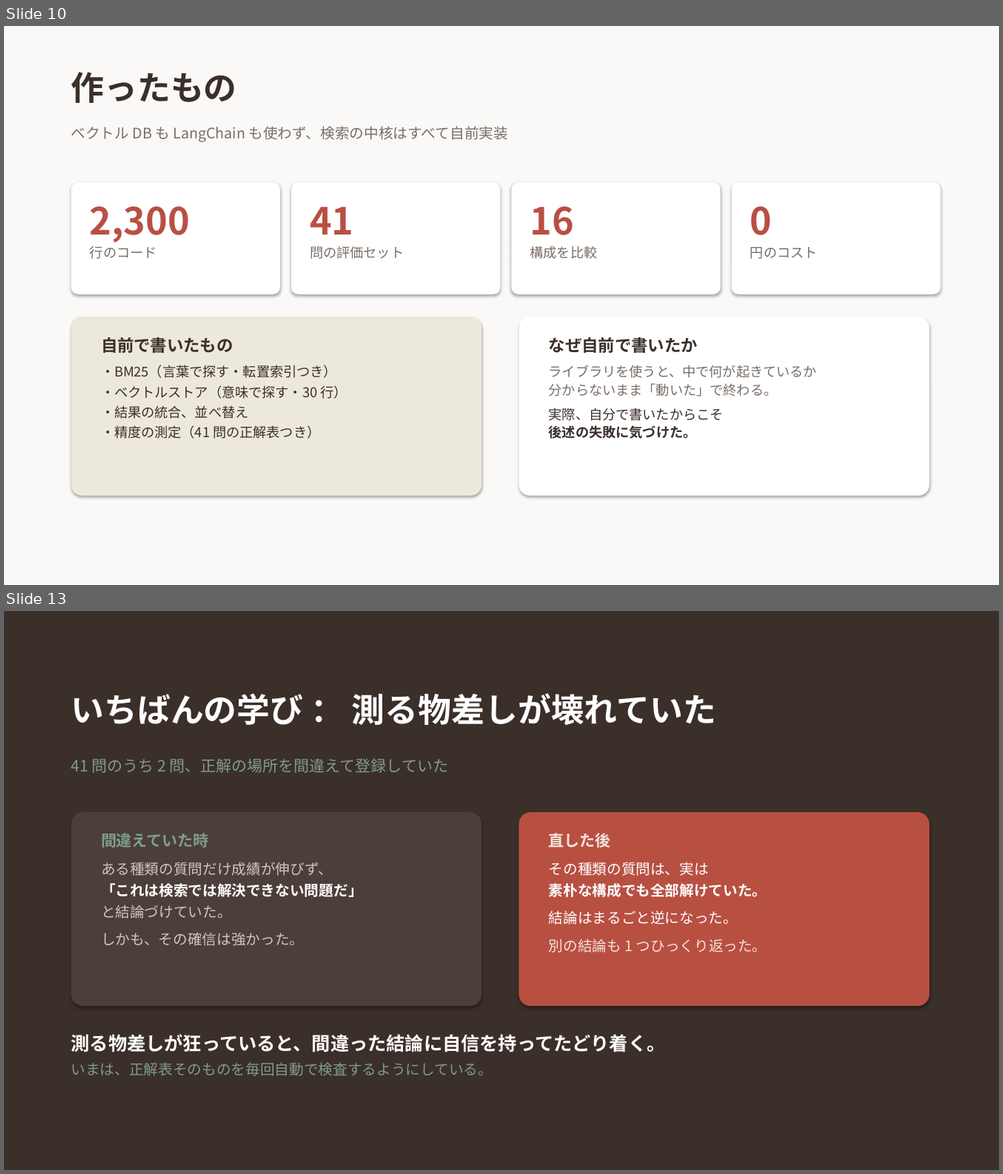
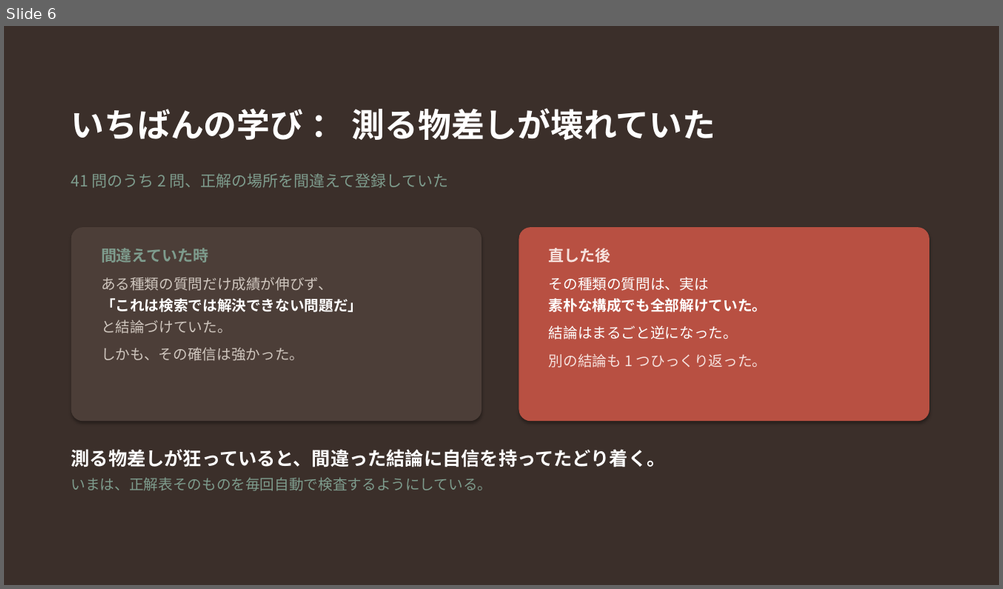
Before and after one commit to 20061111adg-debug/rag-workshop, a slide deck: docs/RAGとは.pptx. Shown one above the other, each under a label of ours: slides 10 and 13 before the commit, slide 6 after it; the slides between them are not shown. The pictures are 1003x1174 and 1003x589 pixels, drawn with LibreOffice and Linux fonts; fonts in the diff are those of the drawing. Boxes give left, top, right and bottom in pixels: in the first picture for what was removed or moved away, otherwise in the second. Text is boxed around its words. In the diff, an @@ line names an element or a change of style, - is before the commit and + after.

```diff
--- a/docs/RAGとは.pptx
+++ b/docs/RAGとは.pptx
@@ slide 10 removed at box(4, 26, 999, 585), background #FAF9F7 @@
@@ text removed at box(71, 72, 237, 103) @@
-作ったもの
@@ text removed at box(71, 126, 508, 142) @@
-ベクトル DB も LangChain も使わず、検索の中核はすべて自前実装
@@ rounded rectangle removed at box(71, 183, 280, 295) @@
@@ rounded rectangle removed at box(291, 183, 500, 295) @@
@@ rounded rectangle removed at box(512, 183, 720, 295) @@
@@ rounded rectangle removed at box(731, 183, 940, 295) @@
@@ text removed at box(90, 207, 190, 259) @@
-2,300
-行のコード
@@ text removed at box(310, 207, 404, 259) @@
-41
-問の評価セット
@@ text removed at box(530, 207, 597, 259) @@
-16
-構成を比較
@@ text removed at box(750, 207, 817, 259) @@
-0
-円のコスト
@@ rounded rectangle removed at box(71, 317, 481, 496) @@
@@ rounded rectangle removed at box(519, 317, 929, 496) @@
@@ text removed at box(101, 338, 347, 439) @@
-自前で書いたもの
-・BM25（言葉で探す・転置索引つき）
-・ベクトルストア（意味で探す・30 行）
-・結果の統合、並べ替え
-・精度の測定（41 問の正解表つき）
@@ text removed at box(549, 338, 817, 439) @@
-なぜ自前で書いたか
-ライブラリを使うと、中で何が起きているか
-分からないまま「動いた」で終わる。
-実際、自分で書いたからこそ
-後述の失敗に気づけた。
@@ what was slide 13 is now slide 6 @@
```
Also in this commit, not shown: 8 slides changed, 1 slide added, 6 other slides removed, 1 other file.
